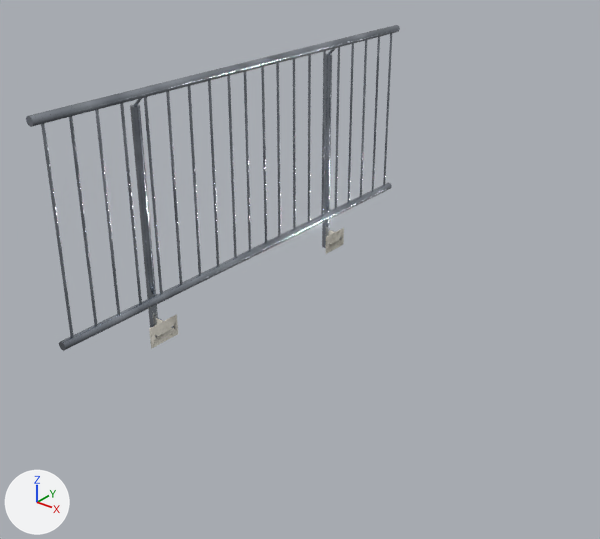
An edit to the glTF model public/katalog/modelle/gelaender-250.gltf, drawn before and after from the same camera.
Camera for both pictures: a camera (50 mm lens) standing at (2.46, -2.72, 1.88) and looking at (0.42, -0.17, 0.3). The axes (+X, +Y, +Z) are drawn at lower left. The lights are the same throughout. The first picture is the older version. Vertices at exactly the same position are counted once.

Script lines for the objects in view, before the commit:
```python
me_sk0500_geländer_250_001 = bpy.data.meshes.new('SK0500_Geländer-250.001')
me_sk0500_geländer_250_001.from_pydata(...)  # 6648 vertices, 5442 faces; spans x -0.05..0.05, y -1.14..1.14, z 0.0..1.12
# faces by material slot: [714, 4728]
me_sk0500_geländer_250_001.materials.append(mat_beton_web_052)
me_sk0500_geländer_250_001.materials.append(mat_stahl_web_040)
ob_sk0500_geländer_250_001 = bpy.data.objects.new('SK0500_Geländer-250.001', me_sk0500_geländer_250_001)
ob_sk0500_geländer_250_001.location = (0.0, 0.0, 0.0)
```
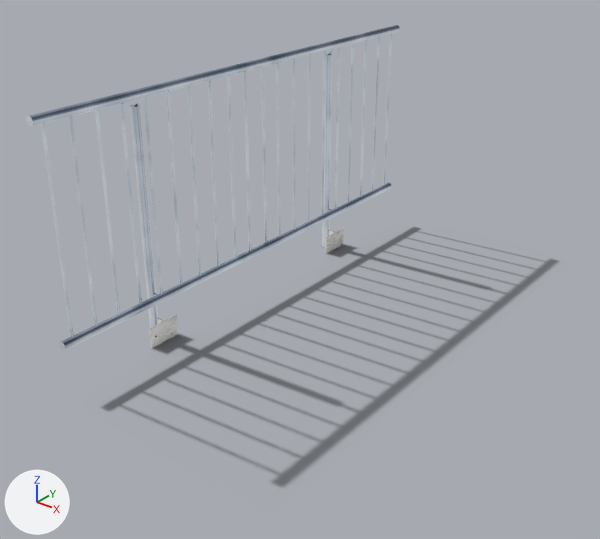
Diff of the bpy script that builds the scene:
```diff
--- a/public/katalog/modelle/gelaender-250.gltf.py
+++ b/public/katalog/modelle/gelaender-250.gltf.py
@@ img_gelaender_250_licht @@
+img_gelaender_250_licht = load_image('gelaender-250_licht', 'texturen/gelaender-250_licht.jpg', 2048, 2048, 'sRGB')
@@ img_gelaender_250_schatten @@
+img_gelaender_250_schatten = load_image('gelaender-250_schatten', 'texturen/gelaender-250_schatten.png', 132, 273, 'sRGB')
@@ mat_stahl_web_012 @@
+mat_stahl_web_012 = bpy.data.materials.new('Stahl_web.012')
+# uses the picture img_gelaender_250_licht
@@ mat_beton_web_021 @@
+mat_beton_web_021 = bpy.data.materials.new('Beton_web.021')
+# uses the picture img_gelaender_250_licht
@@ mat_schatten_019 @@
+mat_schatten_019 = bpy.data.materials.new('Schatten.019')
+# uses the picture img_gelaender_250_schatten
@@ me_sk0500_geländer_250_001 @@
 me_sk0500_geländer_250_001.from_pydata(...)  # 6648 vertices, 5442 faces; spans x -0.05..0.05, y -1.14..1.14, z 0.0..1.12
 # used by ob_sk0500_geländer_250_001; location = (0.0, 0.0, 0.0)
+# me_sk0500_geländer_250_001 part 1: 1066 kept faces spanning x -0.04..0.05, y -1.14..1.14, z 0.0..1.12 get new texture (UV) coordinates
+# me_sk0500_geländer_250_001 part 2: 714 faces spanning x -0.05..0.03, y -0.7..0.71, z 0.0..0.1 switch from mat_beton_web_052 to mat_beton_web_021
+# me_sk0500_geländer_250_001 part 3: 4728 faces spanning x -0.05..0.05, y -1.14..1.14, z 0.0..1.12 switch from mat_stahl_web_040 to mat_stahl_web_012
@@ me_schatten @@
+me_schatten.from_pydata(...)  # 4 vertices, 2 faces; spans x -0.09..1.1, y -1.17..1.29, z 0.0
+me_schatten.materials.append(mat_schatten_019)
@@ ob_schatten @@
+ob_schatten = bpy.data.objects.new('Schatten', me_schatten)
+ob_schatten.location = (0.0, 0.0, 0.0)
```

Changed parts and their boxes (x1, y1, x2, y2) in the pictures (600 x 539 px):
'Schatten', added
    after: (104, 227, 557, 486)
part 1 of me_sk0500_geländer_250_001, surface changed
    both: (26, 25, 400, 351)
part 2 of me_sk0500_geländer_250_001, recoloured
    both: (149, 228, 344, 349)
part 3 of me_sk0500_geländer_250_001, recoloured (lighter)
    both: (26, 25, 400, 351)
